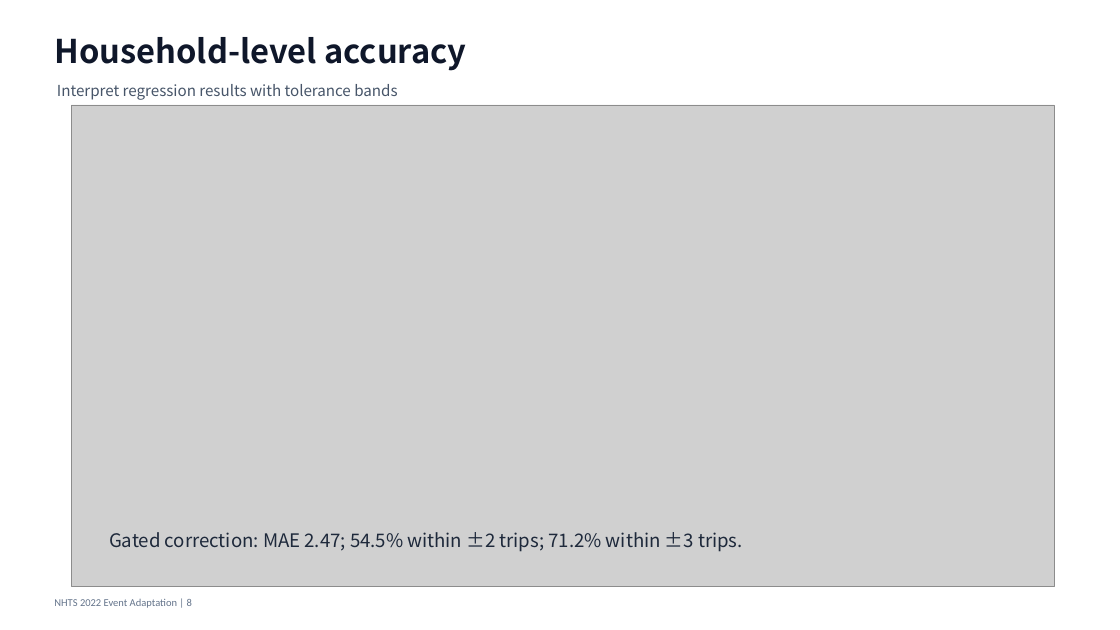
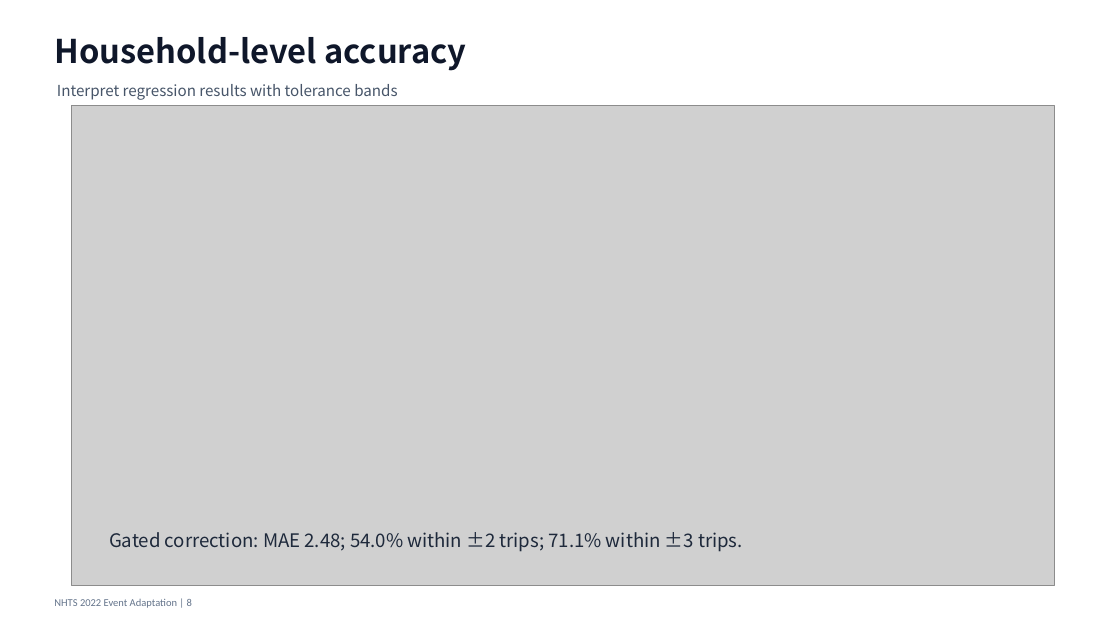
Before and after one commit to Lrving-code/NHTS-Travel-Prediction, a slide deck: slide 8 of outputs/final_project/NHTS_LLM_Event_Adaptation_Presentation.pptx. Drawn at 1120x630 pixels with LibreOffice and Linux fonts; fonts in the diff are those of the drawing; grey boxes stand for pictures. Boxes give left, top, right and bottom in pixels: in the first picture for what was removed or moved away, otherwise in the second. Text is boxed around its words. In the diff, an @@ line names an element or a change of style, - is before the commit and + after.

```diff
--- a/outputs/final_project/NHTS_LLM_Event_Adaptation_Presentation.pptx
+++ b/outputs/final_project/NHTS_LLM_Event_Adaptation_Presentation.pptx
@@ text at bbox=[109, 532, 743, 552]: text changed @@
-Gated correction: MAE 2.47; 54.5% within ±2 trips; 71.2% within ±3 trips.
+Gated correction: MAE 2.48; 54.0% within ±2 trips; 71.1% within ±3 trips.
```
Also in this commit, not shown: 36 other files.
